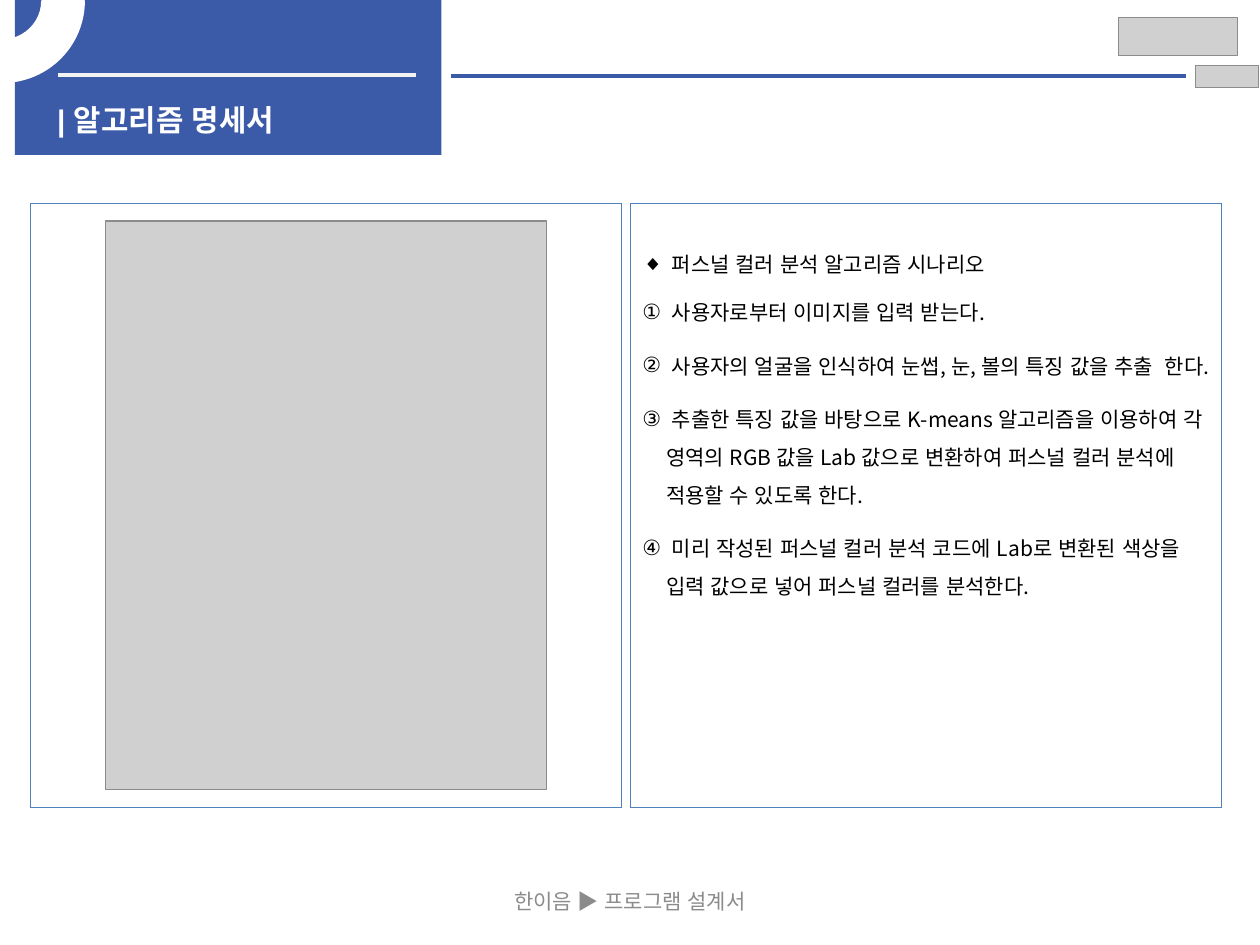
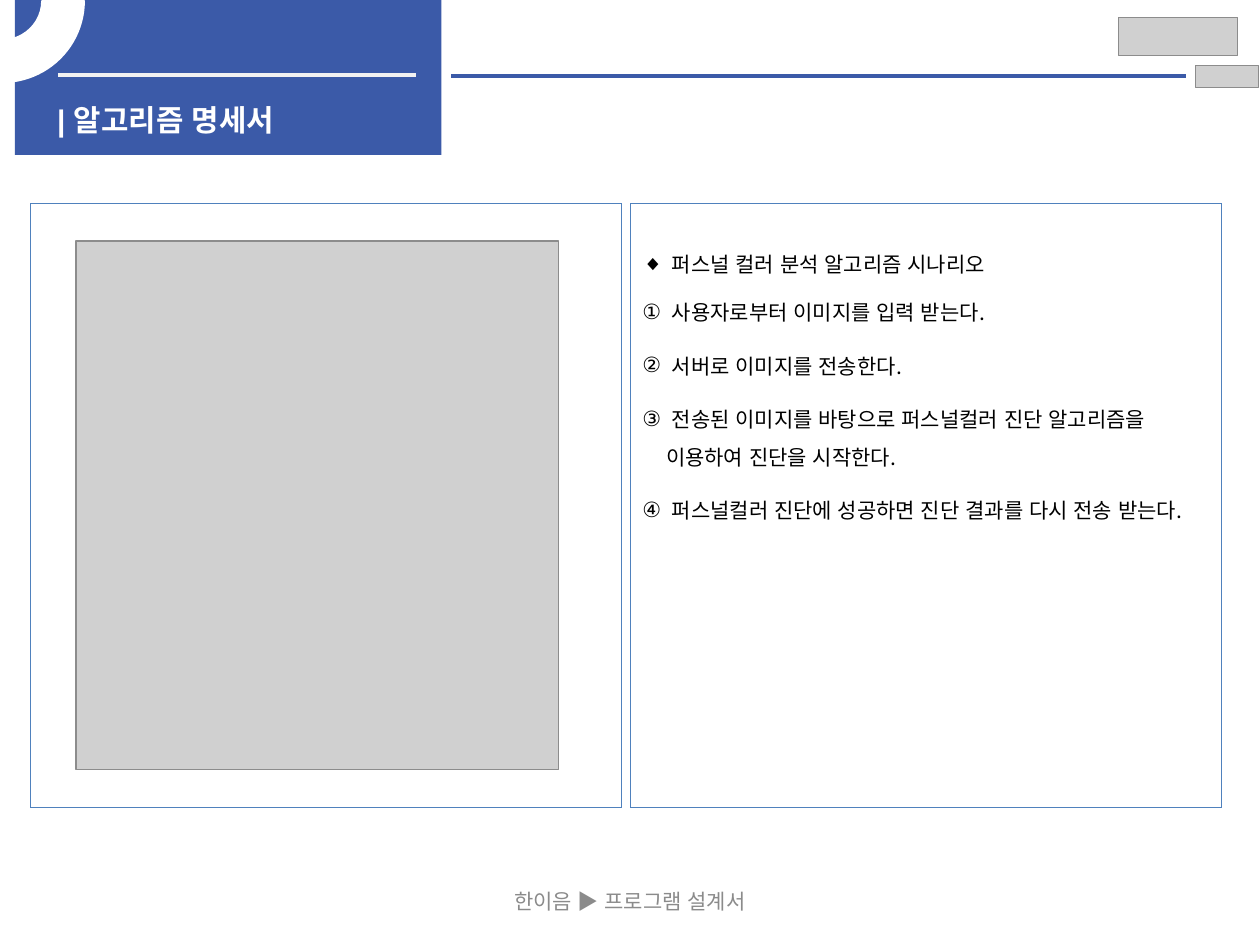
Before and after one commit to longBright/Hanium_Prj, a slide deck: slide 23 of 01_Documents/01_보고서/05_개발보고(2차)/SW개발_HW제작설계서_일반_2차초안.pptx. Drawn at 1260x945 pixels with LibreOffice and Linux fonts; fonts in the diff are those of the drawing; grey boxes stand for pictures. Boxes give left, top, right and bottom in pixels: in the first picture for what was removed or moved away, otherwise in the second. Text is boxed around its words. In the diff, an @@ line names an element or a change of style, - is before the commit and + after.

```diff
--- a/01_Documents/01_보고서/05_개발보고(2차)/SW개발_HW제작설계서_일반_2차초안.pptx
+++ b/01_Documents/01_보고서/05_개발보고(2차)/SW개발_HW제작설계서_일반_2차초안.pptx
@@ picture at <box>76,241,558,769</box>: rotation 270 to 0 degrees @@
@@ text at <box>666,356,1182,520</box>: text changed @@
-② 사용자의 얼굴을 인식하여 눈썹, 눈, 볼의 특징 값을 추출 한다.
-③ 추출한 특징 값을 바탕으로 K-means 알고리즘을 이용하여 각 영역의 RGB 값을 Lab 값으로 변환하여 퍼스널 컬러 분석에 적용할 수 있도록 한다.
-④ 미리 작성된 퍼스널 컬러 분석 코드에 Lab로 변환된 색상을 입력 값으로 넣어 퍼스널 컬러를 분석한다.
+② 서버로 이미지를 전송한다.
+③ 전송된 이미지를 바탕으로 퍼스널컬러 진단 알고리즘을 이용하여 진단을 시작한다.
+④ 퍼스널컬러 진단에 성공하면 진단 결과를 다시 전송 받는다.
```
Also in this commit, not shown: 1 other file.
